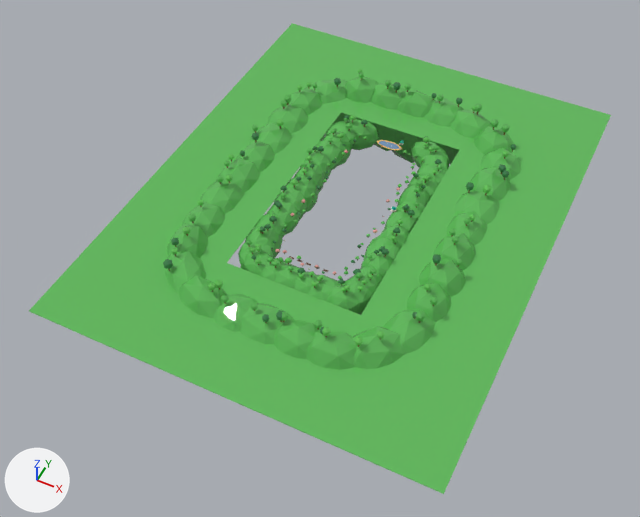
Two versions of the glTF model assets/cat-cafe/exports/CatCafe_Park_BackdropF85.glb, one commit apart.
Rendered twice from a 50 mm camera at (517.0, -1183.0, 1258.0) aimed at (-28.0, -94.0, -103.0). Lighting does not change. The marker at lower left points along +X, +Y and +Z. The picture after the commit comes second. Vertices at exactly the same position are counted once.

Objects in the first picture: 'CatCafe_Park_BackdropF85', 'CatCafe_Park_BackdropF85_Ground', 'CatCafe_Park_BackdropF85_Hills', 'CatCafe_Park_BackdropF85_HillsFar'.
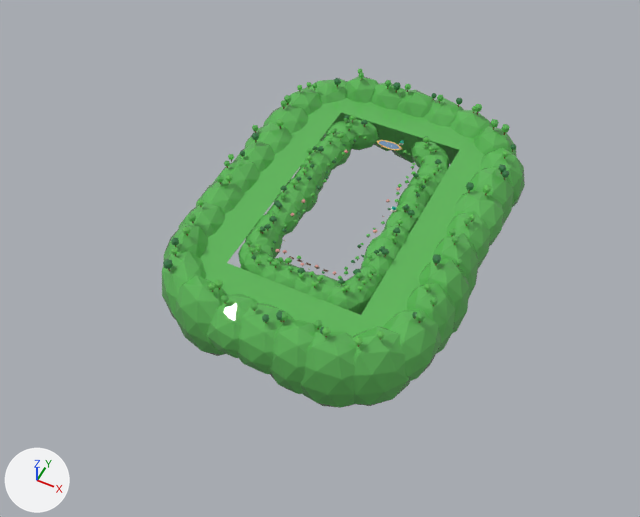
Changed parts and their boxes (x1, y1, x2, y2) in the pictures (640 x 517 px):
'CatCafe_Park_BackdropF85_Ground', reshaped: before (29, 23, 611, 494); after (200, 98, 485, 337)

What the commit changed:
me_catcafe_park_backdropf85_ground is used by ob_catcafe_park_backdropf85_ground; location (0.0, 0.0, 0.0).
me_catcafe_park_backdropf85_ground had 24 vertices, 48 faces and spanned x -400.0..400.0, y -525.0..495.0, z -1.0..0.0.
me_catcafe_park_backdropf85_ground now has 1040 vertices, 3120 faces and spans x -258.0..258.0, y -384.0..353.0, z -1.0..0.0.
me_catcafe_park_backdropf85_ground part 1: 16 vertices removed from x -400.0..400.0, y -525.0..495.0, z -1.0..0.0; 1032 vertices added at x -258.0..258.0, y -384.0..353.0, z -1.0..0.0.
